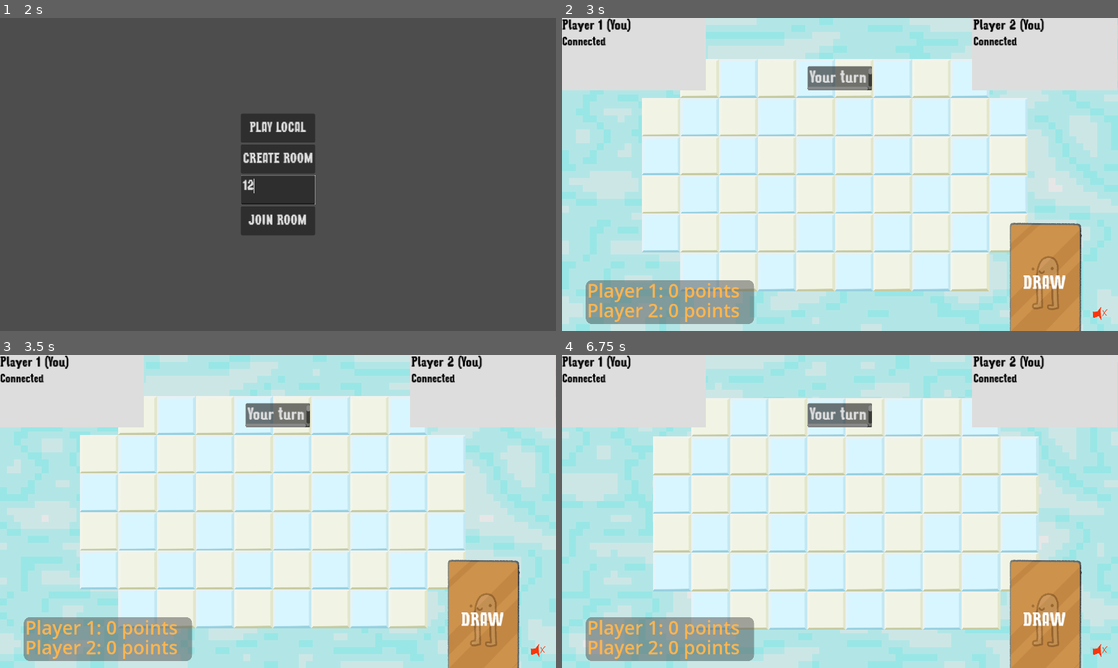
Above: before the commit, frames 1-4 (two rows, left to right).
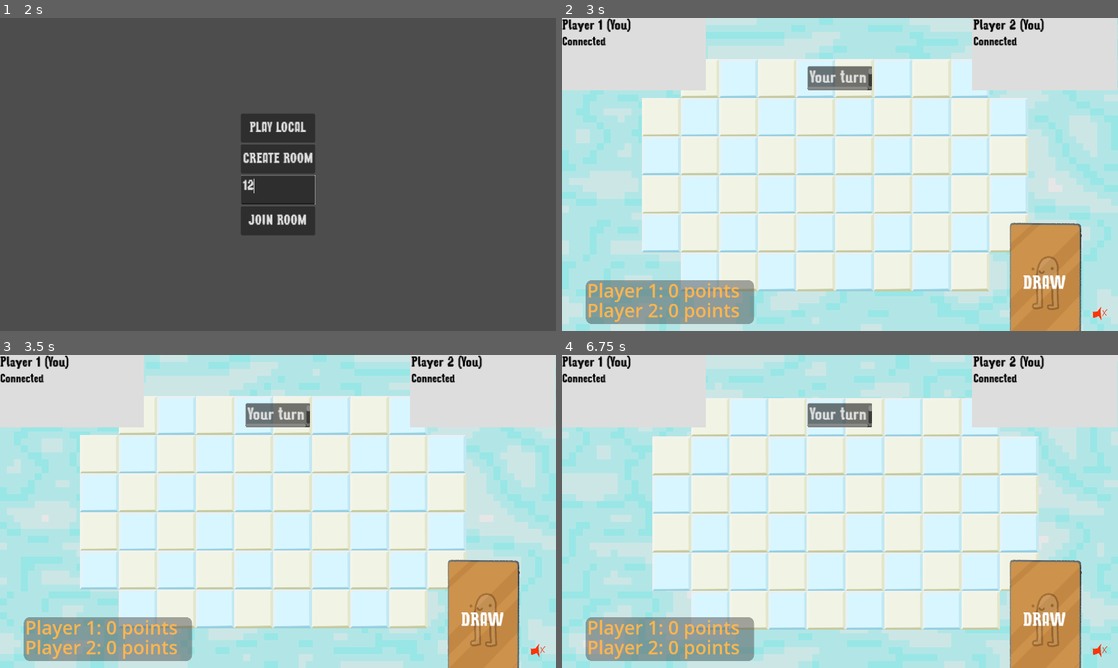
Above: after the commit, the same moments.

Repository: patator62180/GDWL_67
Game: Godot game, scene res://scenes/main/main.tscn
Same seed, same stepped clock (60 frames per second), same inputs: the game is played once before the commit and once after it.
Inputs (mouse positions are in pixels of both pictures, inside the frame that each line leads up to):
- Up to frame 1 (2 s): click "[FAKE] Start as player (local)" at 0.5 s; click (278, 190) at 1.27 s; type "12" at 1.35 s
- Up to frame 2 (3 s): click "PLAY LOCAL" at 2 s; tap Enter (ui_accept) at 2.75 s; move the mouse to (962, 158) at 2.77 s; hold Right (right) from 2.78 s (still down); right-click (962, 158) at 2.85 s; click (962, 158) at 2.92 s
- Up to frame 3 (3.5 s): keep holding Right (right); tap Enter (ui_accept) at 3.02 s
- Up to frame 4 (6.75 s): release Right (right) at 3.5 s; drag from (728, 527) to (812, 574) at 3.52 s; move the mouse to (895, 442) at 4.27 s; hold Right (right) 4.28-5 s; right-click (895, 442) at 4.35 s; click (895, 442) at 4.42 s; drag from (812, 574) to (673, 464) at 5.02 s; move the mouse to (1006, 558) at 5.77 s; hold Left (left) 5.78-6.5 s; right-click (1006, 558) at 5.85 s; click (1006, 558) at 5.92 s; tap Enter (ui_accept) at 6.02 s; drag from (673, 464) to (756, 433) at 6.52 s

Frame 1 is identical in both runs. In frame 2, 0.3% of the frame differs, in the area x 14-84%, y 13-88%; in frame 3, 0.3%; in frame 4, 0.5%, in the area x 16-81%, y 13-88%.

Commit message:
Refacto Camera

Diff:
--- a/scenes/HUD/hud.gd
+++ b/scenes/HUD/hud.gd
@@ -7,6 +7,8 @@
 @export var hand: Hand
 @export var your_turn_label : Control
 @export var other_player_turn_label : Control
+@export var win_label : Label
+@export var lose_label : Label
 @export var horizontal_slider: HSlider
 @export var score_card : ScoreControl
 @export var mute_button : BaseButton
@@ -14,8 +16,8 @@
 signal mute_music
 
 func _ready():
-    $YouWinLabel.visible = false
-    $YouLostLabel.visible = false
+    win_label.visible = false
+    lose_label.visible = false
     your_turn_label.visible = false
     other_player_turn_label.visible = false
     var game = get_parent() as Game
@@ -27,14 +29,14 @@
 
 func _process(delta):
     set_turn_label()
-    var slider1 = get_node("ColorChoicePlayer1/HSlider").value
-    if not OS.has_feature('dedicated_server'):
-        get_node("ColorChoicePlayer1/ColorRect").material.set_shader_parameter("Shift_Hue", slider1)
+    #uncomment when implemented
+    #set_player_color()
+
 
 func set_winning_label():
     var isWinning = PlayerController.instance.can_play()
-    $YouWinLabel.visible = isWinning
-    $YouLostLabel.visible = !isWinning
+    win_label.visible = isWinning
+    lose_label.visible = !isWinning
 
 func _on_mute_sound_toggled(toggled_on):
     if toggled_on:
@@ -44,3 +46,8 @@
 func set_turn_label():
     your_turn_label.visible = PlayerController.instance.can_play()
     other_player_turn_label.visible = not PlayerController.instance.can_play()
+
+func set_player_color():
+    var slider1 = get_node("ColorChoicePlayer1/HSlider").value
+    if not OS.has_feature('dedicated_server'):
+        get_node("ColorChoicePlayer1/ColorRect").material.set_shader_parameter("Shift_Hue", slider1)
--- a/scenes/HUD/hud.tscn
+++ b/scenes/HUD/hud.tscn
@@ -48,12 +48,14 @@
 properties/1/spawn = true
 properties/1/replication_mode = 1
 
-[node name="HUD" type="CanvasLayer" node_paths=PackedStringArray("player_cards", "hand", "your_turn_label", "other_player_turn_label", "horizontal_slider", "score_card", "mute_button")]
+[node name="HUD" type="CanvasLayer" node_paths=PackedStringArray("player_cards", "hand", "your_turn_label", "other_player_turn_label", "win_label", "lose_label", "horizontal_slider", "score_card", "mute_button")]
 script = ExtResource("1_wj8wa")
 player_cards = [NodePath("PlayerCards/PlayerCard0Anchor/PlayerCard0"), NodePath("PlayerCards/PlayerCard1Anchor/PlayerCard1"), NodePath("PlayerCards/PlayerCard2Anchor/PlayerCard2"), NodePath("PlayerCards/PlayerCard3Anchor/PlayerCard3")]
 hand = NodePath("Hand")
 your_turn_label = NodePath("TurnLabel")
 other_player_turn_label = NodePath("OtherPlayerTurnLabel")
+win_label = NodePath("YouWinLabel")
+lose_label = NodePath("YouLostLabel")
 horizontal_slider = NodePath("ColorChoicePlayer1/HSlider")
 score_card = NodePath("ScoreCard")
 mute_button = NodePath("MuteSound")
--- /dev/null
+++ b/scenes/camera/camera_2d.gd
@@ -0,0 +1,11 @@
+extends Camera2D
+
+@export var camera_drag : float = 25
+@export var shockwave : Shockwave
+
+
+func _process(delta):
+    position = get_local_mouse_position()/camera_drag
+
+func play_shockwave_anim(screen_ratio):
+    shockwave.play_shockwave_anim(screen_ratio)
--- /dev/null
+++ b/scenes/camera/camera_2d.tscn
@@ -0,0 +1,12 @@
+[gd_scene load_steps=3 format=3 uid="uid://dr81328k8drup"]
+
+[ext_resource type="Script" path="res://scenes/camera/camera_2d.gd" id="1_3l2qm"]
+[ext_resource type="PackedScene" uid="uid://5cbujpr3l37j" path="res://scenes/camera/shockwave.tscn" id="2_5g353"]
+
+[node name="Camera2D" type="Camera2D"]
+zoom = Vector2(0.8, 0.8)
+script = ExtResource("1_3l2qm")
+
+[node name="Shockwave" parent="." node_paths=PackedStringArray("shockwave_player", "shockwave_shader") instance=ExtResource("2_5g353")]
+shockwave_player = NodePath("")
+shockwave_shader = NodePath("")
--- a/scenes/simulation/shockwave.gd
+++ b/scenes/camera/shockwave.gd
@@ -5,15 +5,6 @@
 @export var shockwave_player: AnimationPlayer
 @export var shockwave_shader: ColorRect
 
-# Called when the node enters the scene tree for the first time.
-func _ready():
-    pass # Replace with function body.
-
-
-# Called every frame. 'delta' is the elapsed time since the previous frame.
-func _process(delta):
-    pass
-
 func play_shockwave_anim(screen_ratio: Vector2):
     if not OS.has_feature('dedicated_server'):
         shockwave_shader.material.set_shader_parameter("global_position", screen_ratio)
--- a/scenes/simulation/shockwave.tscn
+++ b/scenes/camera/shockwave.tscn
@@ -1,7 +1,7 @@
 [gd_scene load_steps=7 format=3 uid="uid://5cbujpr3l37j"]
 
-[ext_resource type="Shader" path="res://scenes/simulation/shockwave.gdshader" id="1_5abkv"]
-[ext_resource type="Script" path="res://scenes/simulation/shockwave.gd" id="1_cq7jj"]
+[ext_resource type="Shader" path="res://scenes/camera/shockwave.gdshader" id="1_5abkv"]
+[ext_resource type="Script" path="res://scenes/camera/shockwave.gd" id="1_cq7jj"]
 
 [sub_resource type="ShaderMaterial" id="ShaderMaterial_w0bqs"]
 shader = ExtResource("1_5abkv")
--- a/scenes/game/game.gd
+++ b/scenes/game/game.gd
@@ -14,7 +14,6 @@
 @export var shockwave_scene: PackedScene
 @export var player_controller: PlayerController
 @export var camera: Camera2D
-@export var camera_drag = 25
 @export var audio_player : AudioPlayer
 
 signal p1_scored
@@ -41,18 +40,12 @@
 
     host_spawner.spawn_function = spawn_host_client
 
-    if Mediator.instance.is_player():
-        shockwave = shockwave_scene.instantiate()
-        camera.add_child(shockwave)
-
 func _process(delta):
     if respawn_timer < respawn_timer_max:
         respawn_timer = respawn_timer + delta
 
         if respawn_timer >= respawn_timer_max:
             respawn_host()
-
-    camera.position = get_local_mouse_position()/camera_drag
 
 @rpc('any_peer')
 func draw_for_turn():
@@ -263,7 +256,7 @@
     screen_ratio.x = screen_ratio.x / screen_size.x
     screen_ratio.y = screen_ratio.y / screen_size.y
 
-    shockwave.play_shockwave_anim(screen_ratio)
+    camera.play_shockwave_anim(screen_ratio)
     audio_player.shockwave_sound.play()
 
 func finish_game():
--- a/scenes/game/game.tscn
+++ b/scenes/game/game.tscn
@@ -1,11 +1,12 @@
-[gd_scene load_steps=13 format=3 uid="uid://dswfe7yyh4daq"]
+[gd_scene load_steps=14 format=3 uid="uid://dswfe7yyh4daq"]
 
 [ext_resource type="Script" path="res://scenes/game/game.gd" id="1_jy7t4"]
-[ext_resource type="PackedScene" uid="uid://5cbujpr3l37j" path="res://scenes/simulation/shockwave.tscn" id="3_ouo1f"]
+[ext_resource type="PackedScene" uid="uid://5cbujpr3l37j" path="res://scenes/camera/shockwave.tscn" id="3_ouo1f"]
 [ext_resource type="PackedScene" uid="uid://b81kmauxqg4ws" path="res://scenes/background/background.tscn" id="3_qtcvc"]
 [ext_resource type="Script" path="res://scenes/game/hazard_mananger.gd" id="3_vmlt8"]
 [ext_resource type="PackedScene" uid="uid://biqj0t60x1dv0" path="res://scenes/HUD/hud.tscn" id="4_df5lj"]
 [ext_resource type="Script" path="res://scenes/game/player_controller.gd" id="5_c6l1t"]
+[ext_resource type="PackedScene" uid="uid://dr81328k8drup" path="res://scenes/camera/camera_2d.tscn" id="6_upsda"]
 [ext_resource type="PackedScene" uid="uid://de6fuev88g57f" path="res://scenes/grid/grid.tscn" id="6_ybaom"]
 [ext_resource type="PackedScene" uid="uid://ddsgdn7jinj07" path="res://scenes/host/host.tscn" id="8_va0h3"]
 [ext_resource type="Script" path="res://scenes/background/background.gd" id="9_o4or6"]
@@ -13,7 +14,7 @@
 [ext_resource type="PackedScene" uid="uid://1yk62pn2f4xr" path="res://scenes/audio_player/audio_player.tscn" id="11_3jgb6"]
 [ext_resource type="PackedScene" uid="uid://d3q7s8lnam8nw" path="res://scenes/lobby/lobby.tscn" id="15_0s1u7"]
 
-[node name="Game" type="Node2D" node_paths=PackedStringArray("lobby", "host_root", "player_managers", "grid", "host_spawner", "hud", "player_controller", "camera", "audio_player")]
+[node name="Game" type="Node2D" node_paths=PackedStringArray("lobby", "host_root", "player_managers", "grid", "host_spawner", "hud", "player_controller", "audio_player")]
 script = ExtResource("1_jy7t4")
 lobby = NodePath("Lobby")
 host_scene = ExtResource("8_va0h3")
@@ -24,7 +25,6 @@
 hud = NodePath("HUD")
 shockwave_scene = ExtResource("3_ouo1f")
 player_controller = NodePath("PlayerController")
-camera = NodePath("Camera2D")
 audio_player = NodePath("audio_player")
 
 [node name="PlayerController" type="Node2D" parent="." node_paths=PackedStringArray("hud", "game", "player_managers", "grid")]
@@ -38,8 +38,7 @@
 [node name="HUD" parent="." node_paths=PackedStringArray("PlayerManagers") instance=ExtResource("4_df5lj")]
 PlayerManagers = NodePath("../PlayerManagers")
 
-[node name="Camera2D" type="Camera2D" parent="."]
-zoom = Vector2(0.8, 0.8)
+[node name="Camera2D" parent="." instance=ExtResource("6_upsda")]
 
 [node name="HazardManager" type="Node2D" parent="." node_paths=PackedStringArray("grid")]
 script = ExtResource("3_vmlt8")
@@ -64,8 +63,3 @@
 [node name="Lobby" parent="." instance=ExtResource("15_0s1u7")]
 
 [editable path="Background"]
-[editable path="PlayerManagers"]
-[editable path="PlayerManagers/PlayerManager0"]
-[editable path="PlayerManagers/PlayerManager1"]
-[editable path="PlayerManagers/PlayerManager2"]
-[editable path="PlayerManagers/PlayerManager3"]
Renamed: scenes/simulation/shockwave.gdshader -> scenes/camera/shockwave.gdshader
